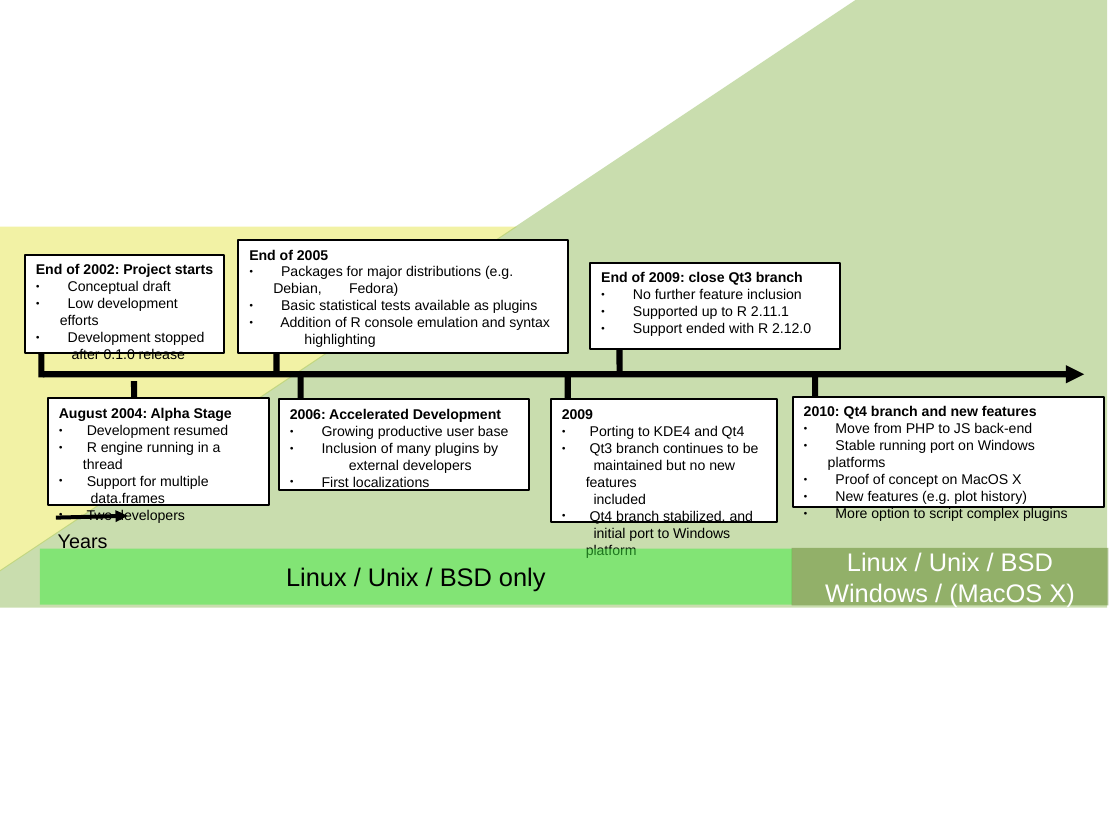
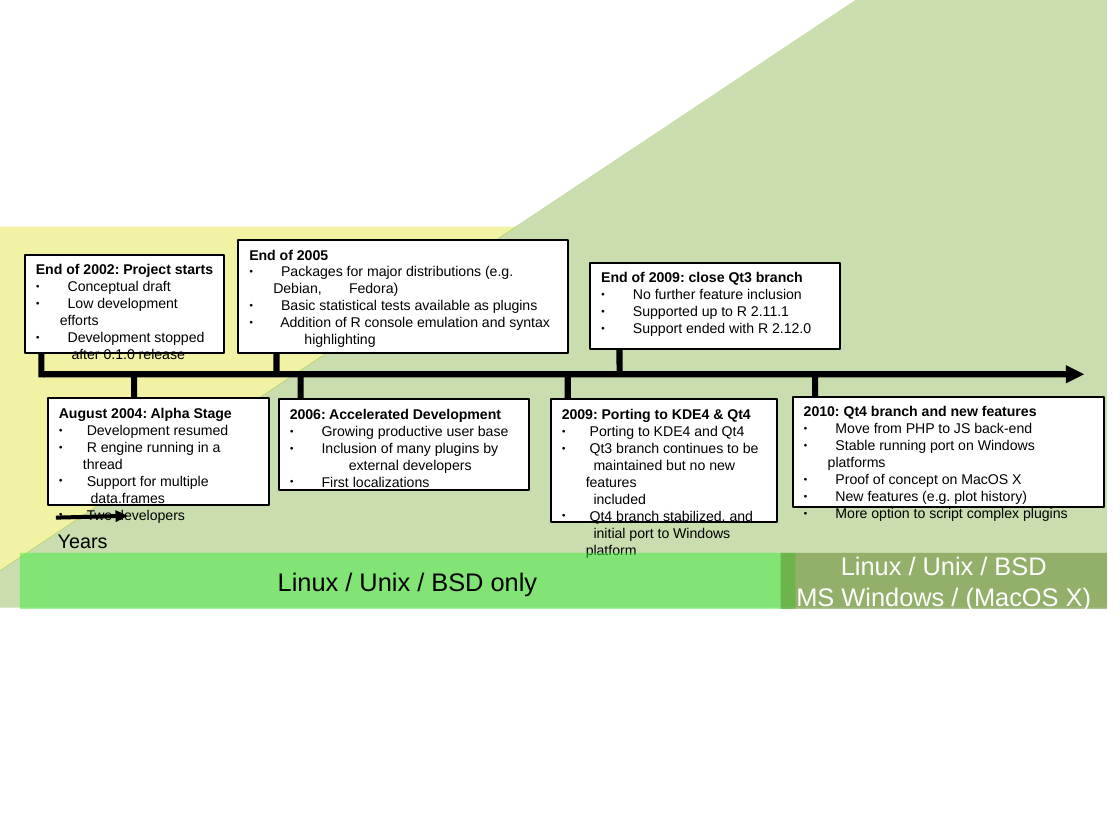
Before and after one commit to svn2github/rkward-svn-mirror, a slide deck: slide 1 of branches/jss_dec_10/figures/timeline.odp. Drawn at 1120x840 pixels with LibreOffice and Linux fonts; fonts in the diff are those of the drawing. Boxes give left, top, right and bottom in pixels: in the first picture for what was removed or moved away, otherwise in the second. Text is boxed around its words. In the diff, an @@ line names an element or a change of style, - is before the commit and + after.

```diff
--- a/branches/jss_dec_10/figures/timeline.odp
+++ b/branches/jss_dec_10/figures/timeline.odp
@@ line moved from (134, 381) - (134, 407) to (134, 373) - (134, 398) @@
@@ text in rectangle at bbox=[562, 408, 750, 422]: text changed @@
-2009
+2009: Porting to KDE4 & Qt4
@@ rectangle "Linux / Unix / BSD ...": place and size @@
-rectangle "Linux / Unix / BSD ..." at bbox=[40, 549, 793, 605]
+rectangle "Linux / Unix / BSD ..." at bbox=[19, 553, 795, 609]
@@ rectangle "Linux / Unix / BSD": place and size @@
-rectangle "Linux / Unix / BSD" at bbox=[792, 548, 1109, 606]
+rectangle "Linux / Unix / BSD" at bbox=[781, 553, 1107, 609]
@@ text in rectangle at bbox=[796, 587, 1091, 611]: text changed @@
-Windows / (MacOS X)
+MS Windows / (MacOS X)
```
Also in this commit, not shown: 1 other file.
